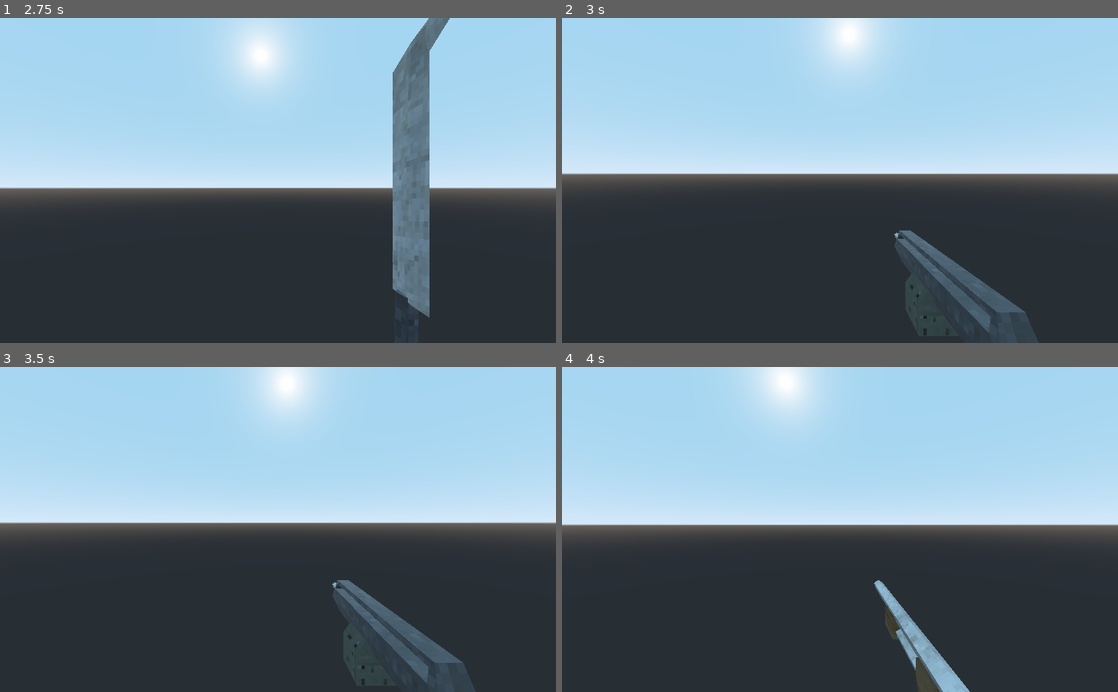
Above: before the commit, frames 1-4 (two rows, left to right).
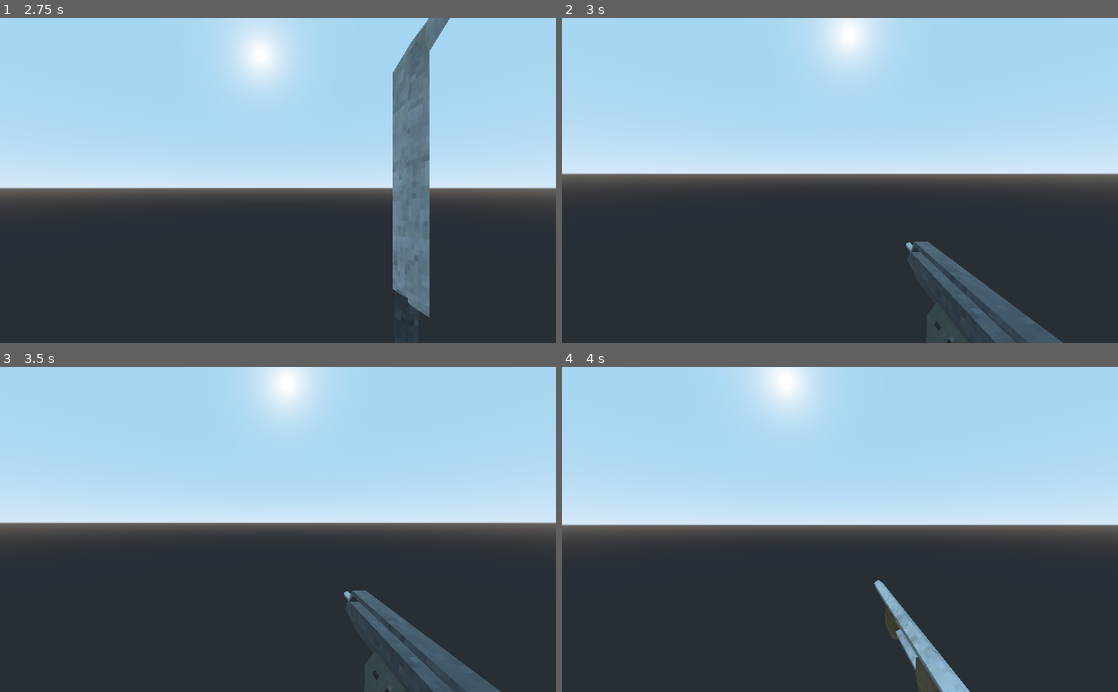
Above: after the commit, the same moments.

Repository: ste163/ex_godot_shooter
Game: Godot game, scene res://src/Characters/Player/Player.tscn
The game is run twice, just before and just after one commit, with the same random seed, the same clock (stepped at 60 frames per second) and the same inputs. This scene is started directly instead of the project's main scene.
Inputs (mouse positions are in pixels of both pictures, inside the frame that each line leads up to):
- Up to frame 1 (2.75 s): tap Enter at 0.5 s; move the mouse to (305, 180) at 0.52 s; press the mouse at (305, 180) at 0.53 s; hold W (move_forward) from 0.53 s (still down); tap Space (jump) at 0.77, 1.52, 2 s; move the mouse to (250, 180) at 1.27 s; release the mouse at (250, 180) at 1.28 s; click (250, 180) at 1.35 s; move the mouse to (289, 174) at 2.02 s; press the mouse at (289, 174) at 2.03 s; tap 1 at 2.1 s
- Up to frame 2 (3 s): keep holding W (move_forward); tap Enter at 2.75 s; move the mouse to (834, 187) at 2.77 s; release the mouse at (834, 187) at 2.78 s; tap 2 at 2.85 s
- Up to frame 3 (3.5 s): keep holding W (move_forward); tap Space (jump) at 3.02 s; click (272, 536) at 3.05 s
- Up to frame 4 (4 s): keep holding W (move_forward); move the mouse to (878, 532) at 3.52 s; press the mouse at (878, 532) at 3.53 s; tap 3 at 3.6 s; tap Space (jump) at 3.77 s

Frame 1 is identical in both runs. In frame 2, 1.0% of the frame differs, in the area x 59-91%, y 65-100%; in frame 3, 0.9%; in frame 4, nothing differs.

Commit message:
weapon can fire, but it fires constantly

Diff:
--- a/shooter/project.godot
+++ b/shooter/project.godot
@@ -78,6 +78,11 @@
 "events": [ Object(InputEventKey,"resource_local_to_scene":false,"resource_name":"","device":0,"alt":false,"shift":false,"control":false,"meta":false,"command":false,"pressed":false,"scancode":32,"unicode":0,"echo":false,"script":null)
  ]
 }
+attack={
+"deadzone": 0.5,
+"events": [ Object(InputEventMouseButton,"resource_local_to_scene":false,"resource_name":"","device":0,"alt":false,"shift":false,"control":false,"meta":false,"command":false,"button_mask":0,"position":Vector2( 0, 0 ),"global_position":Vector2( 0, 0 ),"factor":1.0,"button_index":1,"pressed":false,"doubleclick":false,"script":null)
+ ]
+}
 
 [layer_names]
 
--- a/shooter/src/Characters/Player/ManagerWeapon.gd
+++ b/shooter/src/Characters/Player/ManagerWeapon.gd
@@ -12,9 +12,23 @@
 onready var weapons: Array = $Weapons.get_children()
 var cur_slot: int = 0
 var cur_weapon = null #unknown type for now
+var fire_point: Spatial
+var bodies_to_exclude: Array = []
 
 func _ready() -> void:
 	pass
+
+func init(_fire_point: Spatial, _bodies_to_exclude: Array) -> void:
+	fire_point = _fire_point
+	bodies_to_exclude = _bodies_to_exclude
+	for weapon in weapons:
+		if weapon.has_method("init"):
+			weapon.init(_fire_point, _bodies_to_exclude)
+	switch_to_weapon_slot(WEAPON_SLOTS.MACHETE) #player always starts with Machete
+
+func attack(attack_input_just_pressed: bool, attack_input_held: bool) -> void:
+	if cur_weapon.has_method("attack"):
+		cur_weapon.attack(attack_input_just_pressed, attack_input_held)
 
 func switch_to_next_weapon() -> void:
 	cur_slot = switch_to_slot("next")
--- a/shooter/src/Characters/Player/Player.gd
+++ b/shooter/src/Characters/Player/Player.gd
@@ -32,6 +32,7 @@
 	# hide mouse cursor and lock it to center of screen
 	Input.set_mouse_mode(Input.MOUSE_MODE_CAPTURED)
 	_manager_health.init()
+	_manager_weapon.init($Camera/FirePoint, [self]) #firePoint is wherever we are looking, [self] is that we don't want to shoot us
 
 # _process runs every frame, delta is time since last frame.
 func _process(_delta: float) -> void:
@@ -39,6 +40,7 @@
 		return
 	else:
 		_movementInputs()
+		_attackInputs()
 
 func _input(event: InputEvent) -> void:
 	if event is InputEventMouseMotion:
@@ -72,6 +74,10 @@
 
 	set_move_vec(_move_vec)
 
+func _attackInputs() -> void:
+	_manager_weapon.attack(Input.is_action_just_pressed("attack"),
+		Input.is_action_pressed("attack"))
+
 func _hotkeyInput(event: InputEvent) -> void:
 	if event.scancode in hotkeys: #scancode is KEY_1 etc, they're built-ins
 		_manager_weapon.switch_to_weapon_slot(hotkeys[event.scancode])
--- a/shooter/src/Characters/Player/Player.tscn
+++ b/shooter/src/Characters/Player/Player.tscn
@@ -7,6 +7,8 @@
 [ext_resource path="res://raw_assets/raw_meshes_weapons/machinegun.glb" type="PackedScene" id=5]
 [ext_resource path="res://raw_assets/raw_meshes_weapons/shotgun.glb" type="PackedScene" id=6]
 [ext_resource path="res://raw_assets/raw_meshes_weapons/rocketlauncher.glb" type="PackedScene" id=7]
+[ext_resource path="res://src/Weapons/HitScanBulletEmitter.tscn" type="PackedScene" id=8]
+[ext_resource path="res://src/Weapons/Weapon.gd" type="Script" id=9]
 
 [sub_resource type="CapsuleShape" id=1]
 radius = 0.5
@@ -279,6 +281,12 @@
 [node name="MachineGun" type="Spatial" parent="Camera/ManagerWeapon/Weapons"]
 transform = Transform( 0.185, 0, 0, 0, 0.185, 0, 0, 0, 0.185, 0.146565, -0.204998, -0.180639 )
 visible = false
+script = ExtResource( 9 )
+
+[node name="BulletEmitters" type="Spatial" parent="Camera/ManagerWeapon/Weapons/MachineGun"]
+
+[node name="HitScanBulletEmitter" parent="Camera/ManagerWeapon/Weapons/MachineGun/BulletEmitters" instance=ExtResource( 8 )]
+transform = Transform( 1, 0, 0, 0, 1, 0, 0, 0, 1, 0, 0.313796, -1.73201 )
 
 [node name="Graphics" type="Spatial" parent="Camera/ManagerWeapon/Weapons/MachineGun"]
 
@@ -317,5 +325,8 @@
 anims/Attack = SubResource( 8 )
 anims/Idle = SubResource( 9 )
 
+[node name="FirePoint" type="Spatial" parent="Camera"]
+transform = Transform( 1, 0, 0, 0, 1, 0, 0, 0, 1, 0, 0, -0.0561043 )
+
 [node name="ManagerHealth" parent="." instance=ExtResource( 2 )]
 [connection signal="dead" from="ManagerHealth" to="." method="_on_ManagerHealth_dead"]
--- /dev/null
+++ b/shooter/src/Weapons/Weapon.gd
@@ -0,0 +1,81 @@
+extends Spatial
+
+onready var _anim_player: AnimationPlayer = $AnimationPlayer
+onready var _bullet_emitters_base: Spatial = $BulletEmitters
+onready var _bullet_emitters = $BulletEmitters.get_children()
+
+signal fired
+signal out_of_ammo
+
+export var automatic = false
+
+var fire_point: Spatial
+var bodies_to_exlcude: Array = [] #pass into bullet emitters
+
+export var damage: int = 5 #how much damage each bullet does
+export var ammo: int = 30
+
+export var attack_rate: float = 0.2
+var _attack_timer: Timer
+var _can_attack: bool = true
+
+func _ready() -> void:
+	_createTimer()
+
+func init(_fire_point: Spatial, _bodies_to_exlcude: Array) -> void:
+	_setEmitters(_fire_point, _bodies_to_exlcude)
+
+func set_active() -> void:
+	show()
+
+func set_inactive() -> void:
+	_anim_player.play("Idle")
+	hide()
+
+func attack(attack_input_just_pressed: bool, attack_input_held: bool) -> void:
+	_canAttack(attack_input_just_pressed, attack_input_held)
+	#start attacking
+	var start_transform: Transform = _bullet_emitters_base.global_transform
+	_bullet_emitters_base.global_transform = fire_point.global_transform
+	for e in _bullet_emitters:
+		e.fire()
+	_bullet_emitters_base.global_transform = start_transform
+	_anim_player.stop() #stop it first, so it plays from beginning each time
+	_anim_player.play("Attack")
+	emit_signal("fired")
+	_can_attack = false #we just attacked so start timer
+	_attack_timer.start()
+
+
+func _canAttack(attack_input_just_pressed: bool, attack_input_held: bool) -> void:
+	if not _can_attack:
+		return
+	if automatic and not attack_input_held:
+		return
+	elif not automatic and not attack_input_just_pressed:
+		return
+
+	if ammo == 0:
+		if attack_input_just_pressed:
+			emit_signal("out_of_ammo")
+		return
+	if ammo > 0:
+		ammo -= 1
+
+func _finish_attack() -> void:
+	_can_attack = true
+
+#create the timer here, but we won't start it until we start attacking
+func _createTimer() -> void:
+	_attack_timer = Timer.new()
+	_attack_timer.wait_time = attack_rate
+	_attack_timer.connect("timeout", self, "finish_attack")
+	_attack_timer.one_shot = true
+	add_child(_attack_timer)
+
+func _setEmitters(_fire_point: Spatial, _bodies_to_exlcude: Array) -> void:
+	fire_point = _fire_point
+	bodies_to_exlcude = _bodies_to_exlcude
+	for e in _bullet_emitters:
+		e.set_damage(damage)
+		e.set_bodies_to_exclude(bodies_to_exlcude)
Not shown: 1 places in shooter/src/Characters/Player/Player.tscn that only renumber resources
